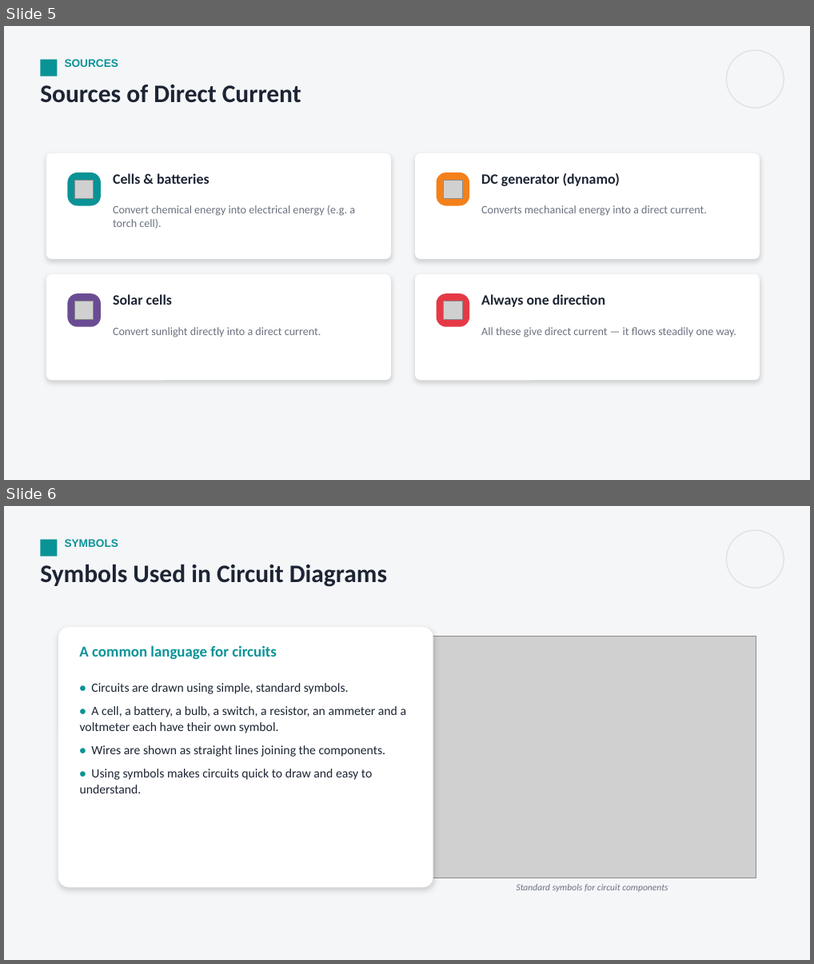
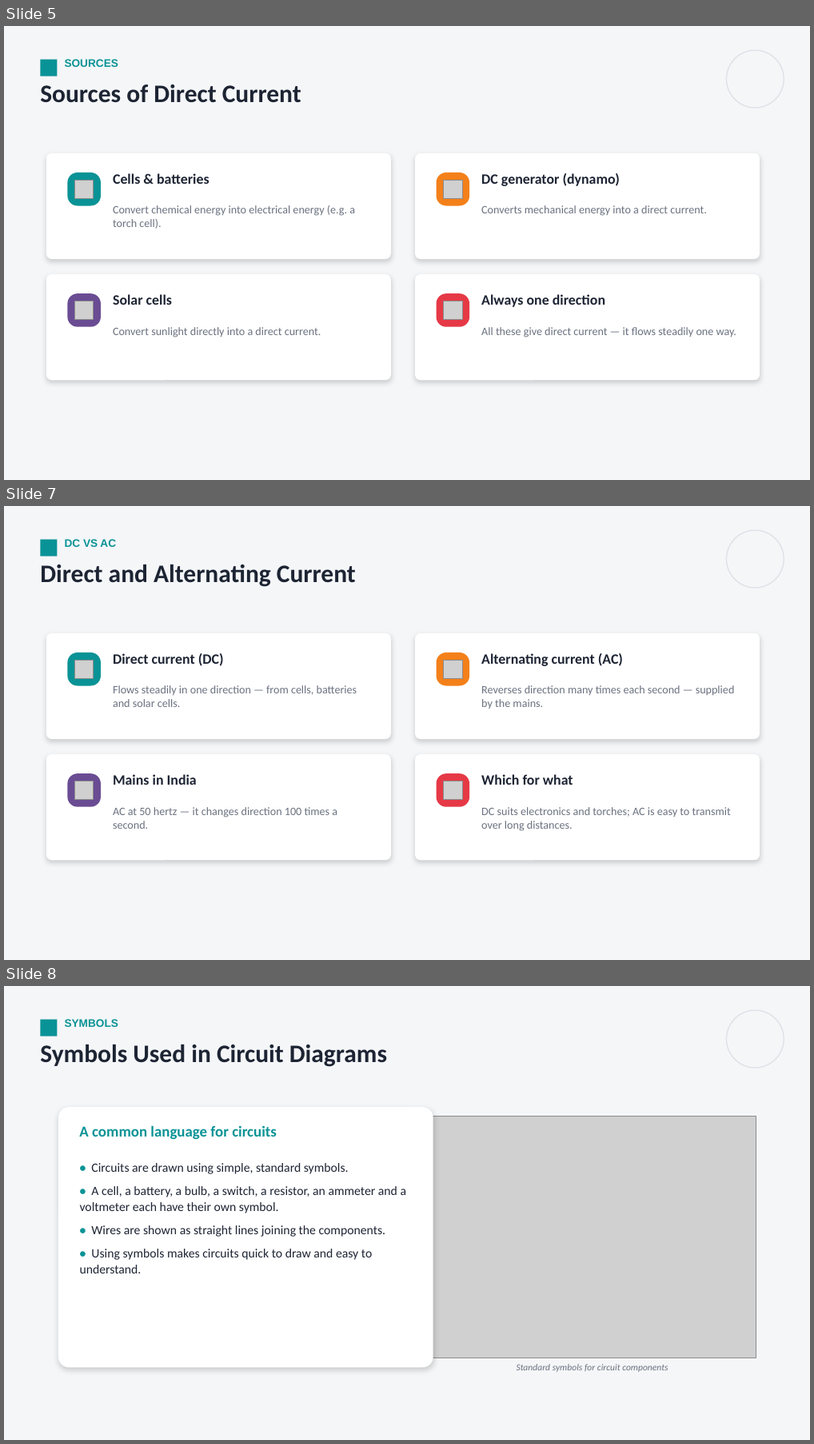
Before and after one commit to parmeshwars2911/MyFirstAR, a slide deck: ppt/Grade09/G9_S113_Current_Electricity_1.pptx. Shown one above the other, each under a label of ours: slides 5 and 6 before the commit, slides 5, 7 and 8 after it; the slides between them are not shown. The pictures are 814x964 and 814x1444 pixels, drawn with LibreOffice and Linux fonts; fonts in the diff are those of the drawing; grey boxes stand for pictures. Boxes give left, top, right and bottom in pixels: in the first picture for what was removed or moved away, otherwise in the second. Text is boxed around its words. In the diff, an @@ line names an element or a change of style, - is before the commit and + after.

```diff
--- a/ppt/Grade09/G9_S113_Current_Electricity_1.pptx
+++ b/ppt/Grade09/G9_S113_Current_Electricity_1.pptx
@@ slide 7 added at [4, 506, 810, 960], background #F4F6F8 @@
@@ rectangle added at [40, 540, 58, 556], fill #0A9396 @@
@@ text added at [65, 539, 116, 547], 13 pt, text #0A9396, bold @@
+DC VS AC
@@ ellipse added at [727, 530, 784, 588], outline #DDE2E8 1.25 pt @@
@@ text added at [40, 564, 356, 587], 30 pt, text #1D2433, bold @@
+Direct and Alternating Current
@@ rounded rectangle added at [46, 633, 391, 739], fill #FFFFFF @@
@@ rounded rectangle added at [415, 633, 760, 739], fill #FFFFFF @@
@@ rounded rectangle added at [67, 652, 101, 686], fill #0A9396 @@
@@ picture added at [74, 660, 94, 679] @@
@@ text added at [113, 653, 224, 666], 17 pt, text #1D2433, bold @@
+Direct current (DC)
@@ rounded rectangle added at [437, 652, 470, 686], fill #F4801A @@
@@ picture added at [444, 660, 462, 679] @@
@@ text added at [482, 653, 623, 666], 17 pt, text #1D2433, bold @@
+Alternating current (AC)
@@ text added at [113, 685, 358, 707], 13.5 pt, text #6B7280 @@
+Flows steadily in one direction — from cells, batteries and solar cells.
@@ text added at [482, 685, 735, 708], 13.5 pt, text #6B7280 @@
+Reverses direction many times each second — supplied by the mains.
@@ rounded rectangle added at [46, 754, 391, 860], fill #FFFFFF @@
@@ rounded rectangle added at [415, 754, 760, 860], fill #FFFFFF @@
@@ rounded rectangle added at [67, 773, 101, 807], fill #6A4C93 @@
@@ picture added at [74, 780, 94, 800] @@
@@ text added at [113, 774, 197, 784], 17 pt, text #1D2433, bold @@
+Mains in India
@@ rounded rectangle added at [437, 773, 470, 807], fill #E63946 @@
@@ picture added at [444, 780, 462, 800] @@
@@ text added at [482, 774, 574, 784], 17 pt, text #1D2433, bold @@
+Which for what
@@ text added at [113, 807, 338, 828], 13.5 pt, text #6B7280 @@
+AC at 50 hertz — it changes direction 100 times a second.
@@ text added at [482, 807, 731, 831], 13.5 pt, text #6B7280 @@
+DC suits electronics and torches; AC is easy to transmit over long distances.
@@ what was slide 6 is now slide 8 @@
```
Also in this commit, not shown: 1 other slide added, 2 other files.
